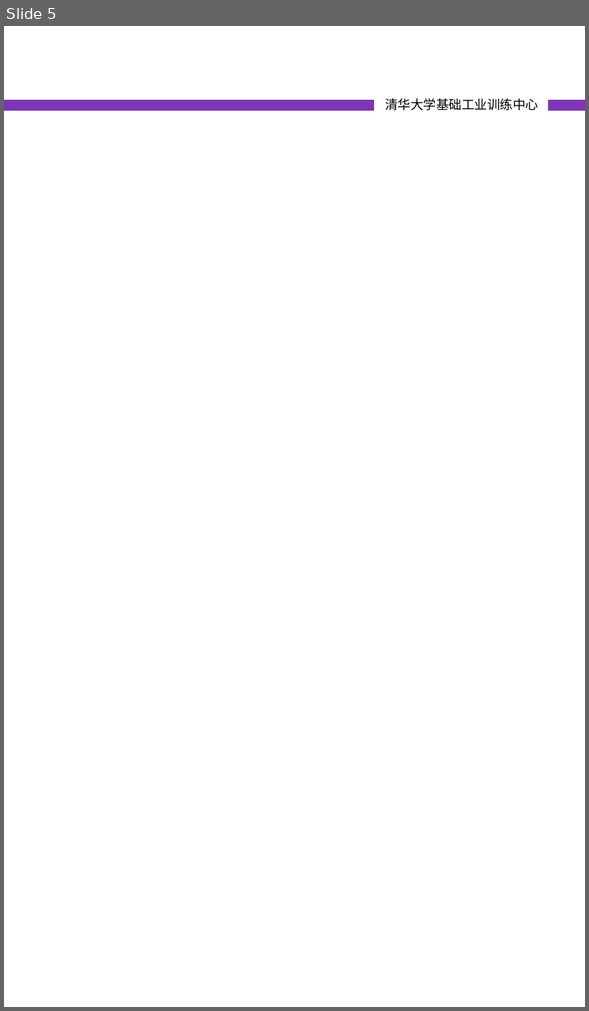
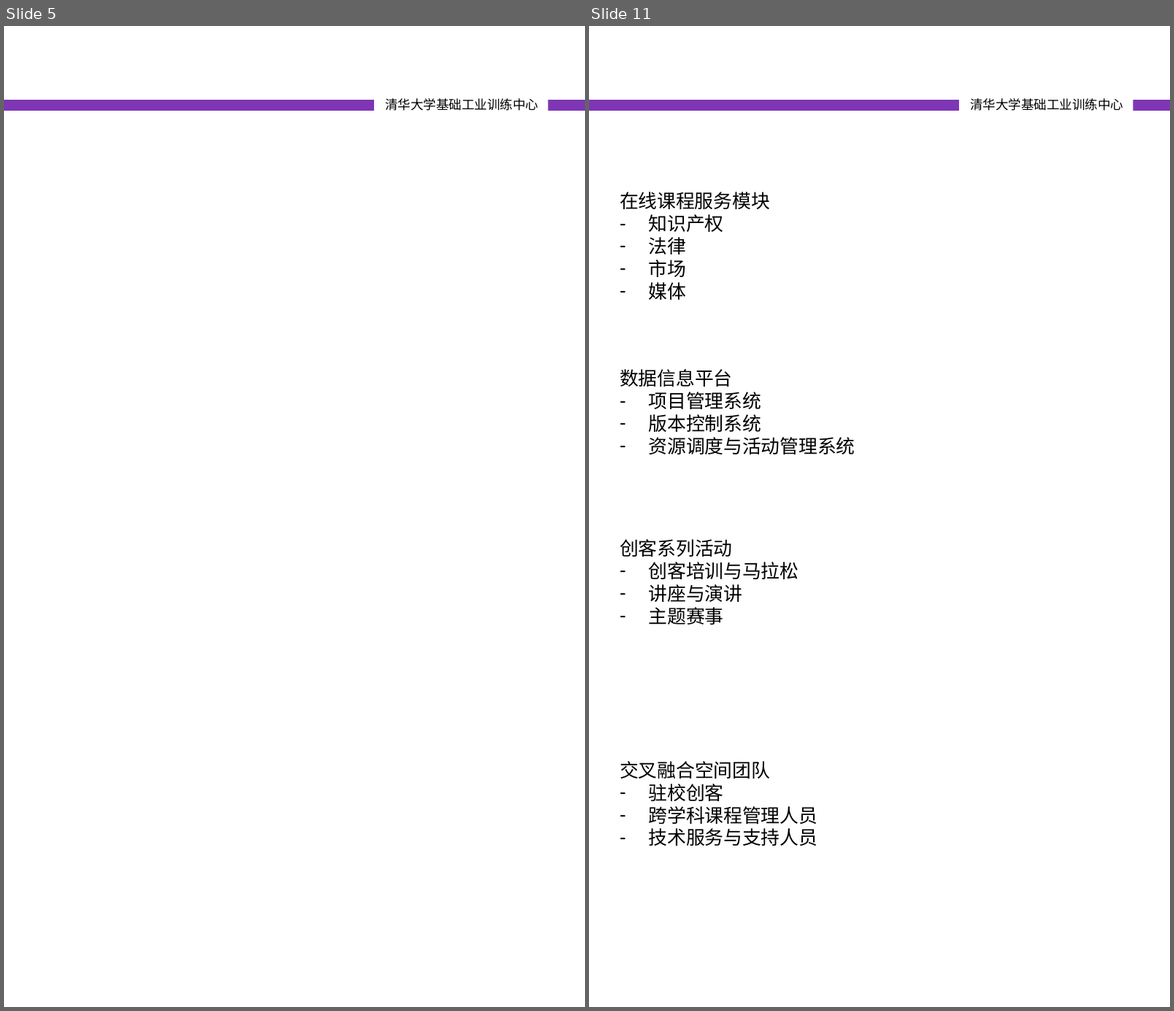
Before and after one commit to woodyme/i.center_my_workzone, a slide deck: 训练中心创客交叉融合空间建设/doc/创客交叉融合空间宣传册.pptx. Shown side by side, each under a label of ours: slide 5 before the commit, slides 5 and 11 after it; the slides between them are not shown. The pictures are 589x1011 and 1174x1011 pixels, drawn with LibreOffice and Linux fonts; fonts in the diff are those of the drawing. Boxes give left, top, right and bottom in pixels: in the first picture for what was removed or moved away, otherwise in the second. Text is boxed around its words. In the diff, an @@ line names an element or a change of style, - is before the commit and + after.

Commit message:
update 交叉融合空间宣传册

```diff
--- a/训练中心创客交叉融合空间建设/doc/创客交叉融合空间宣传册.pptx
+++ b/训练中心创客交叉融合空间建设/doc/创客交叉融合空间宣传册.pptx
@@ slide 11 added at [589, 26, 1170, 1007], background #FFFFFF; not listed: 1 template element that a slide beside it also shows @@
@@ text added at [970, 98, 1123, 111], 10 pt, text #000000 @@
+清华大学基础工业训练中心
@@ text added at [620, 192, 770, 300], 14.6 pt, text #000000 @@
+在线课程服务模块
+– 知识产权
+– 法律
+– 市场
+– 媒体
@@ text added at [620, 369, 855, 455], 14.6 pt, text #000000 @@
+数据信息平台
+– 项目管理系统
+– 版本控制系统
+– 资源调度与活动管理系统
@@ text added at [620, 539, 799, 625], 14.6 pt, text #000000 @@
+创客系列活动
+– 创客培训与马拉松
+– 讲座与演讲
+– 主题赛事
@@ text added at [620, 761, 818, 846], 14.6 pt, text #000000 @@
+交叉融合空间团队
+– 驻校创客
+– 跨学科课程管理人员
+– 技术服务与支持人员
```
Also in this commit, not shown: 5 slides changed, 7 other slides added, 3 slides removed, 1 other file.
